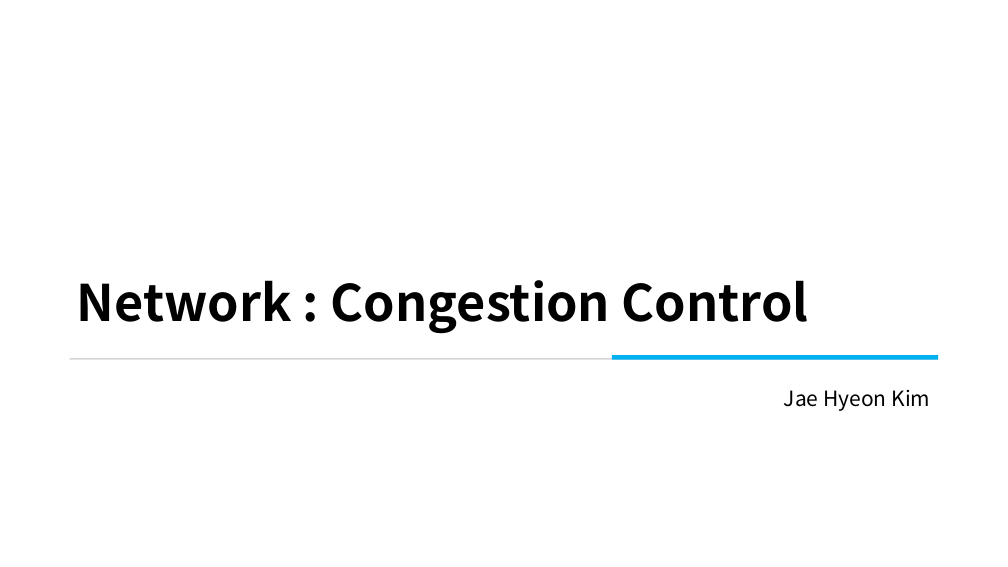
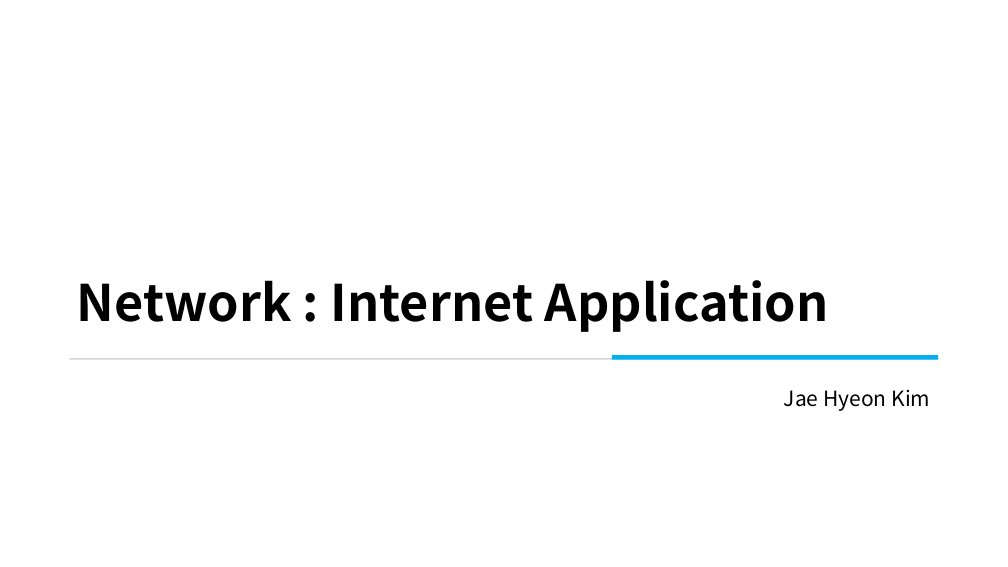
Before and after one commit to kiku99/AWS, a slide deck: slide 1 of Network/12. Network Internet Application.pptx. Drawn at 1008x567 pixels with LibreOffice and Linux fonts; fonts in the diff are those of the drawing. Boxes give left, top, right and bottom in pixels: in the first picture for what was removed or moved away, otherwise in the second. Text is boxed around its words. In the diff, an @@ line names an element or a change of style, - is before the commit and + after.

Commit message:
add network

```diff
--- a/Network/12. Network Internet Application.pptx
+++ b/Network/12. Network Internet Application.pptx
@@ title at (77,280,829,332): text changed @@
-Network : Congestion Control
+Network : Internet Application
```
Also in this commit, not shown: 21 slides added, 20 slides removed, 1 other file.
